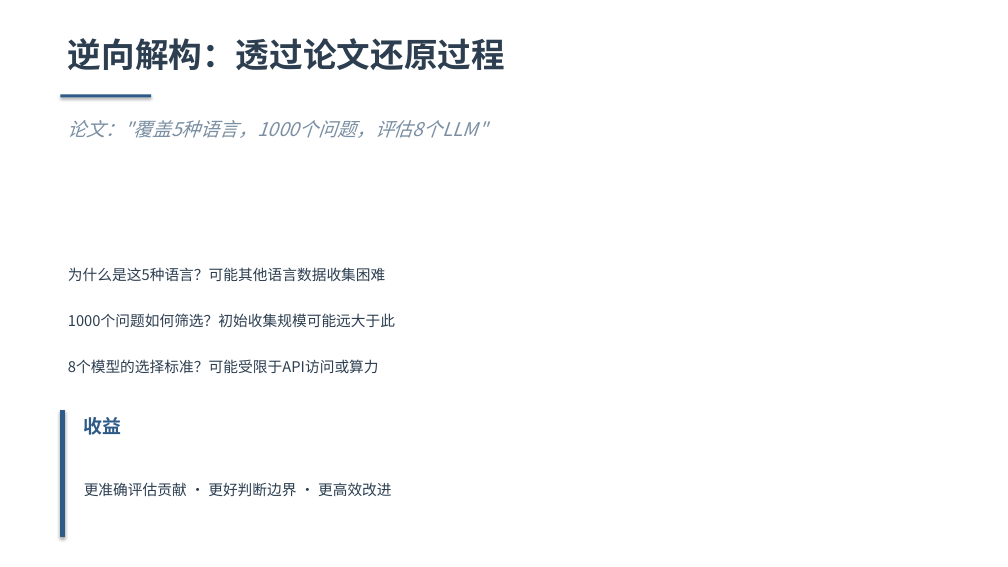
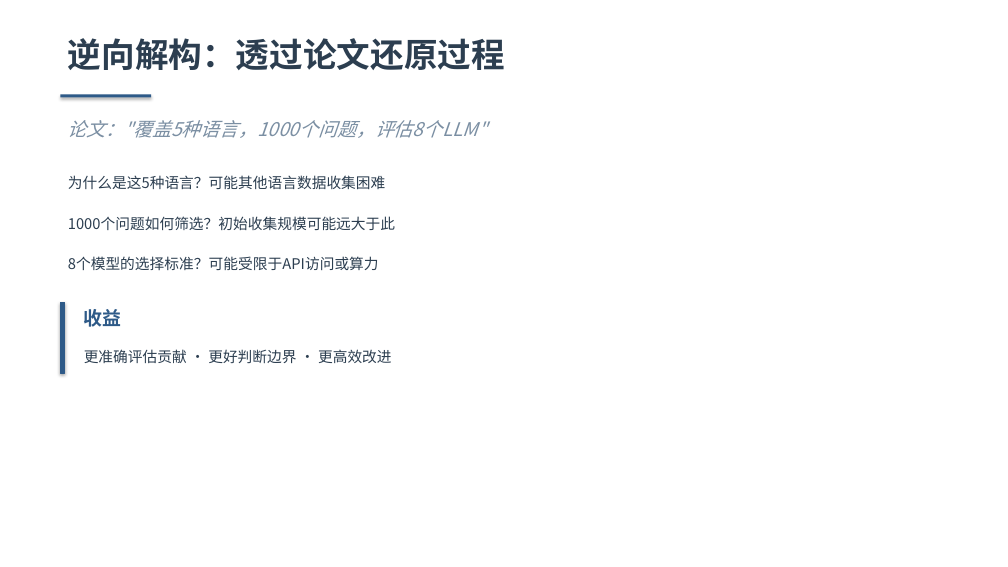
Before and after one commit to Lincyaw/paperops, a slide deck: slide 10 of examples/communication_friction/communication_friction.pptx. Drawn at 1008x567 pixels with LibreOffice and Linux fonts; fonts in the diff are those of the drawing. Boxes give left, top, right and bottom in pixels: in the first picture for what was removed or moved away, otherwise in the second. Text is boxed around its words. In the diff, an @@ line names an element or a change of style, - is before the commit and + after.

```diff
--- a/examples/communication_friction/communication_friction.pptx
+++ b/examples/communication_friction/communication_friction.pptx
@@ text "为什么是这5种语言？可能其他语言数据收集困难" moved from (x1=68, y1=267, x2=386, y2=282) to (x1=68, y1=175, x2=386, y2=190) @@
@@ text "1000个问题如何筛选？初始收集规模可能远大于此" moved from (x1=68, y1=313, x2=395, y2=327) to (x1=68, y1=216, x2=395, y2=230) @@
@@ text "8个模型的选择标准？可能受限于API访问或算力" moved from (x1=68, y1=359, x2=379, y2=373) to (x1=68, y1=256, x2=379, y2=270) @@
@@ rectangle resized from (x1=60, y1=411, x2=65, y2=537) to (x1=60, y1=302, x2=65, y2=374) @@
@@ text "收益" moved from (x1=84, y1=417, x2=122, y2=435) to (x1=84, y1=309, x2=122, y2=327) @@
@@ text "更准确评估贡献 · 更好判断边界 · 更高效改进" moved from (x1=84, y1=482, x2=392, y2=496) to (x1=84, y1=349, x2=392, y2=363) @@
```
Also in this commit, not shown: 14 other slides changed, 27 other files.
